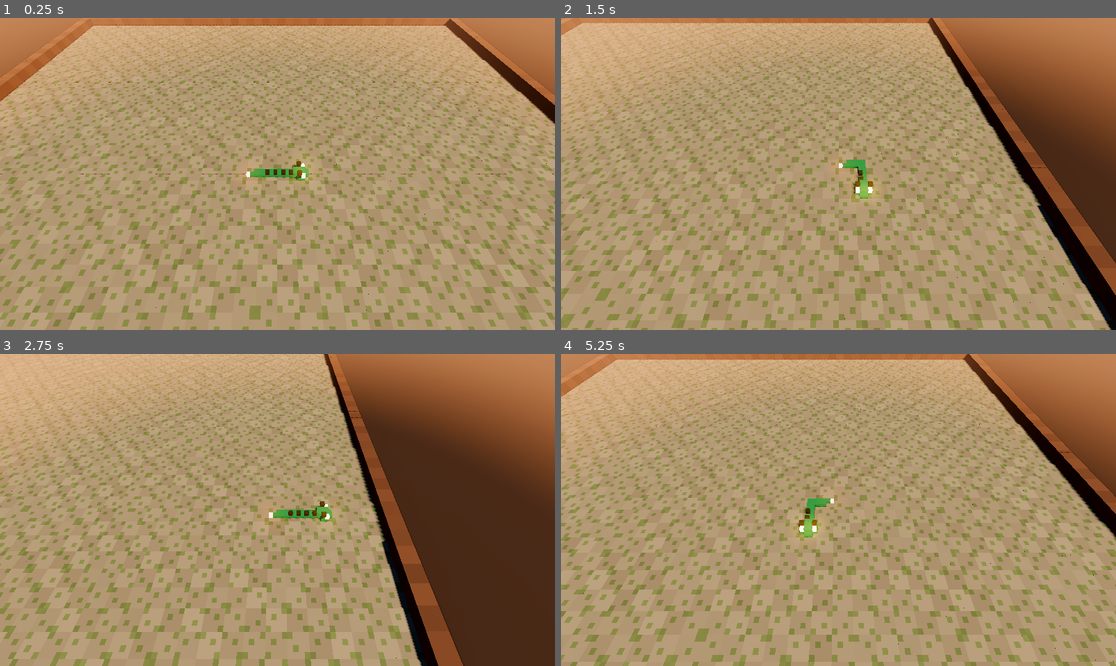
Above: before the commit, frames 1-4 (two rows, left to right).
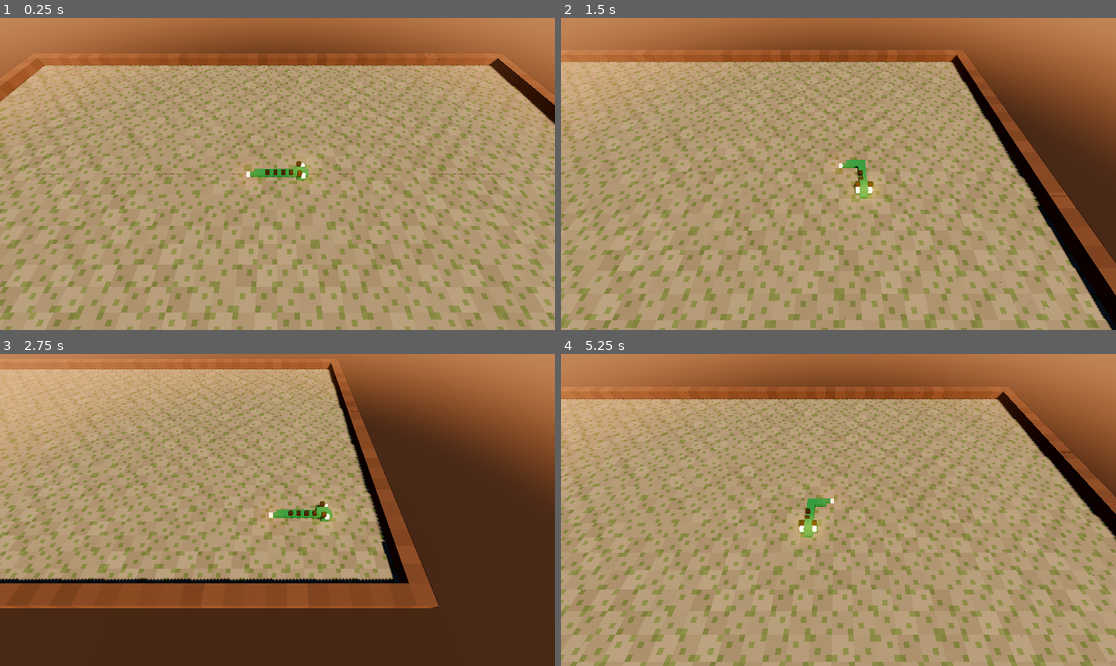
Above: after the commit, the same moments.

Repository: mmarines/D4-CMPM-121
Game: Godot game, scene res://main.tscn
Two runs of this game, one before a commit and one after it. Both use one fixed random seed, a clock stepped at 60 frames per second and the inputs below.
Inputs:
- Up to frame 1 (0.25 s): no input
- Up to frame 2 (1.5 s): hold Right (ui_right) 0.53-1.28 s; hold Down (ui_down) from 1.28 s (still down)
- Up to frame 3 (2.75 s): release Down (ui_down) at 2.03 s; hold Right (ui_right) from 2.03 s (still down)
- Up to frame 4 (5.25 s): release Right (ui_right) at 2.78 s; hold Up (ui_up) 2.78-3.53 s; hold Left (ui_left) 3.53-5.03 s; hold Down (ui_down) from 5.03 s (still down)

The runs differ from the first frame. In frame 1, 27% of the frame differs, in the area x 0-100%, y 0-100%; in frame 2, 24%; in frame 3, 34%, in the area x 0-84%, y 0-100%; in frame 4, 26%.

Commit message:
[Step 0] Initial concept

Diff:
--- a/app/main.gd
+++ b/app/main.gd
@@ -2,7 +2,7 @@
 ## It never decides rules: those live in core/session.gd.
 extends Node3D
 
-const GRID := Vector2i(48, 48)  # your call: bigger grids make the dragon feel finer
+const GRID := Vector2i(48, 28)  # your call: bigger grids make the dragon feel finer
 const TICK_SECONDS := 0.1
 const CAMERA_OFFSET := Vector3(0, 11, 7.5)  # above and behind the head
 const DIRECTIONS := {
Not shown, changed: DESIGN.md
